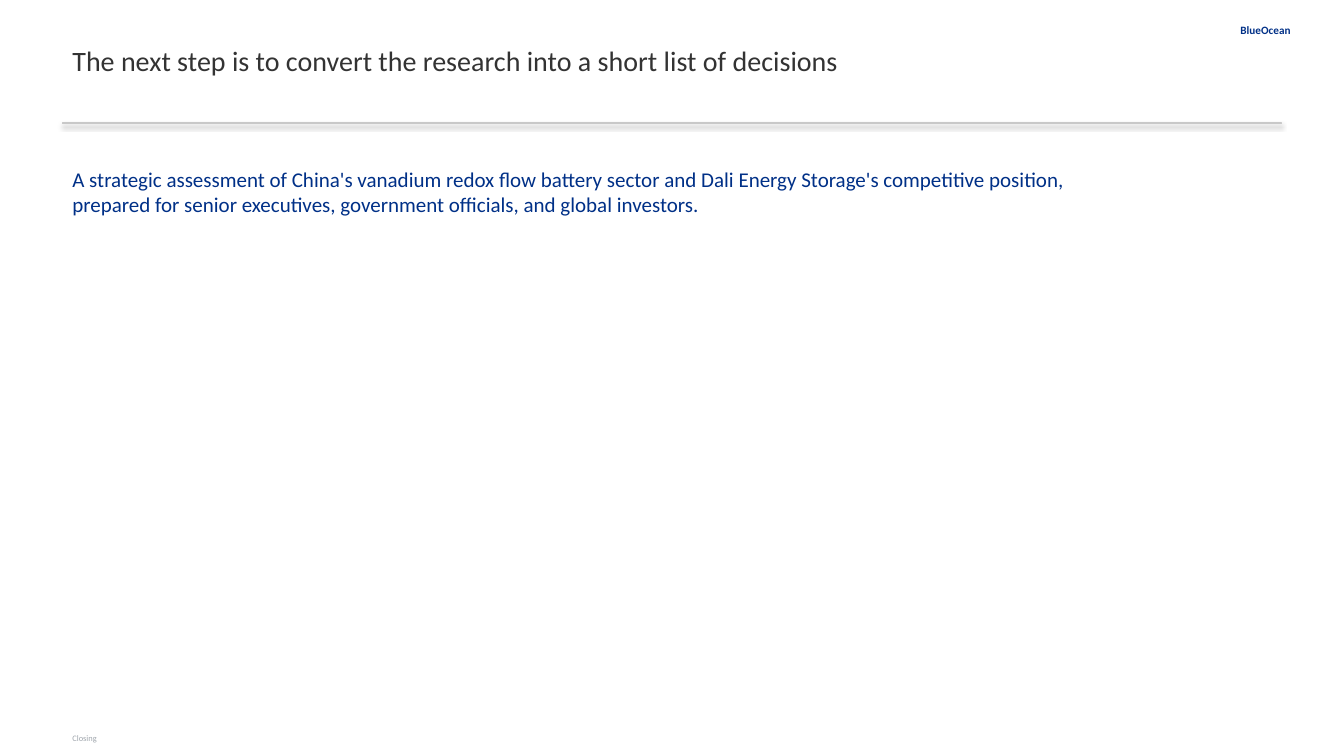
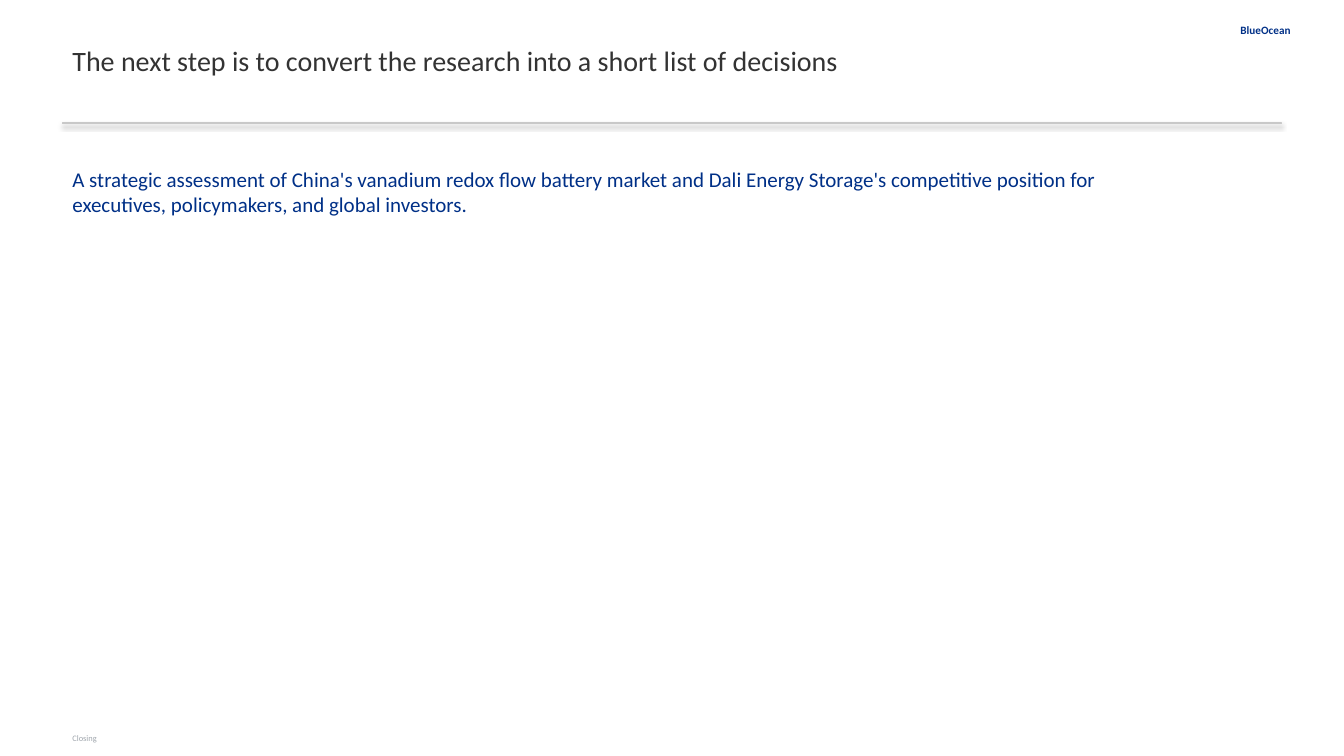
Before and after one commit to Yash-Yelave/gen_rpt, a slide deck: slide 20 of reports/2026-05-06-中国液流钒电池-特别是大力储能-在全球的领先地位/report.pptx. Drawn at 1344x756 pixels with LibreOffice and Linux fonts; fonts in the diff are those of the drawing. Boxes give left, top, right and bottom in pixels: in the first picture for what was removed or moved away, otherwise in the second. Text is boxed around its words. In the diff, an @@ line names an element or a change of style, - is before the commit and + after.

```diff
--- a/reports/2026-05-06-中国液流钒电池-特别是大力储能-在全球的领先地位/report.pptx
+++ b/reports/2026-05-06-中国液流钒电池-特别是大力储能-在全球的领先地位/report.pptx
@@ text at box(72, 172, 1094, 216): text changed @@
-A strategic assessment of China's vanadium redox flow battery sector and Dali Energy Storage's competitive position, prepared for senior executives, government officials, and global investors.
+A strategic assessment of China's vanadium redox flow battery market and Dali Energy Storage's competitive position for executives, policymakers, and global investors.
```
Also in this commit, not shown: 11 other slides changed, 41 other files.
